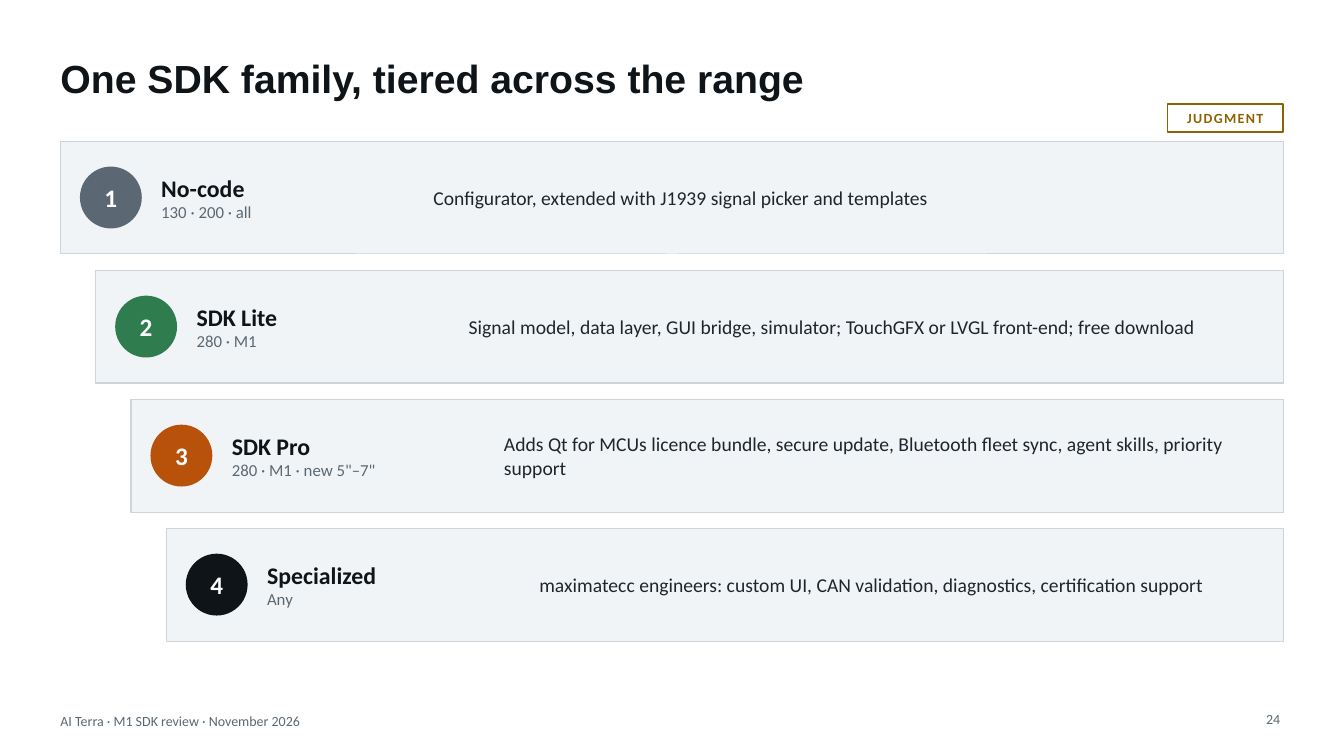
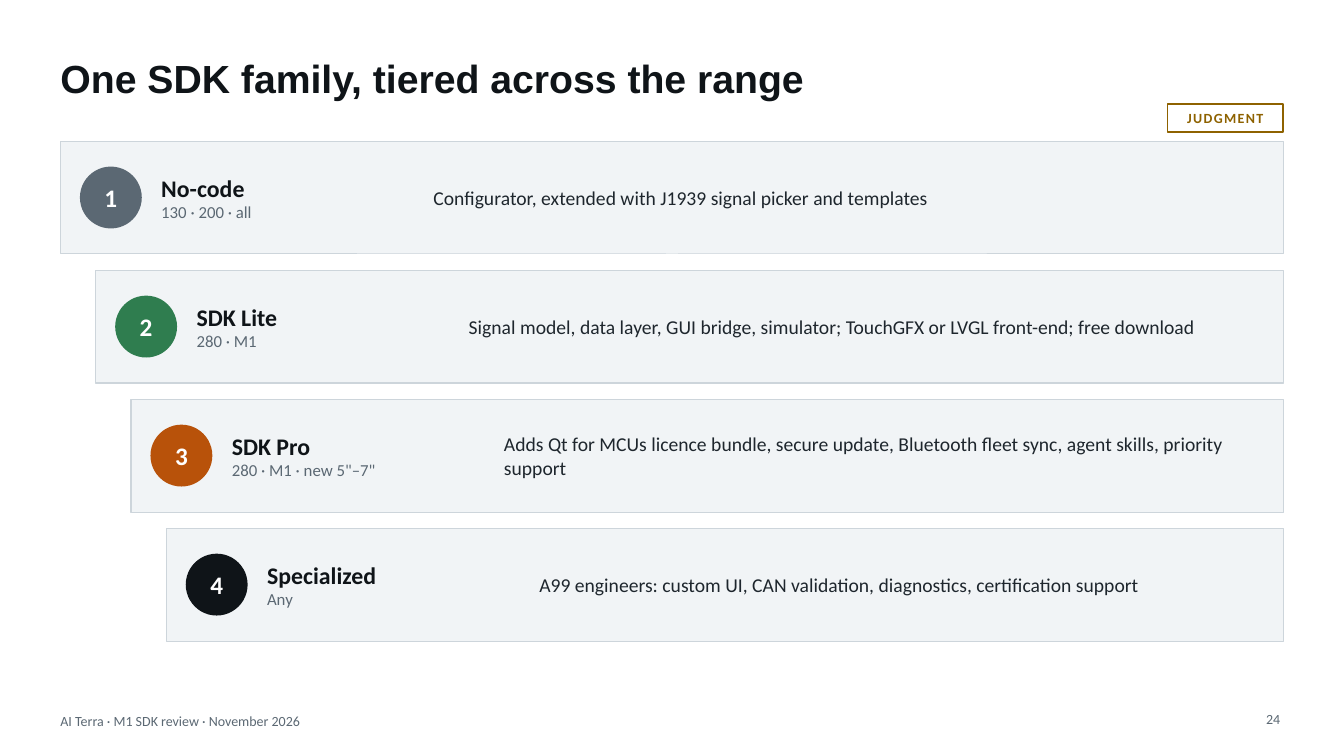
Before and after one commit to Raul-dot-valdez/max, a slide deck: slide 24 of docs/strategy/M1-SDK-review.pptx. Drawn at 1344x756 pixels with LibreOffice and Linux fonts; fonts in the diff are those of the drawing. Boxes give left, top, right and bottom in pixels: in the first picture for what was removed or moved away, otherwise in the second. Text is boxed around its words. In the diff, an @@ line names an element or a change of style, - is before the commit and + after.

```diff
--- a/docs/strategy/M1-SDK-review.pptx
+++ b/docs/strategy/M1-SDK-review.pptx
@@ text at (x1=539, y1=578, x2=1138, y2=596): text changed @@
-maximatecc engineers: custom UI, CAN validation, diagnostics, certification support
+A99 engineers: custom UI, CAN validation, diagnostics, certification support
```
Also in this commit, not shown: 15 other slides changed, 19 other files.
